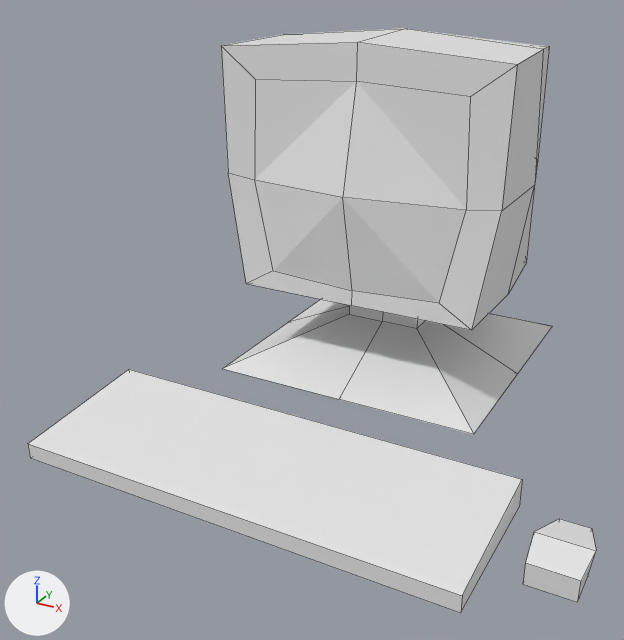
Before and after pictures for a commit that changed the Blender file Assets/3D/pc.blend.
Camera for both pictures: a 50 mm lens placed at (2.99, -7.14, 1.85), pointed at (-0.14, -1.46, -0.99). Arrows for +X, +Y and +Z are at lower left; the lights stay in place. Mesh edges are drawn as thin lines.

In view in the first picture: 'Pc', 'Raton', 'Teclado'.
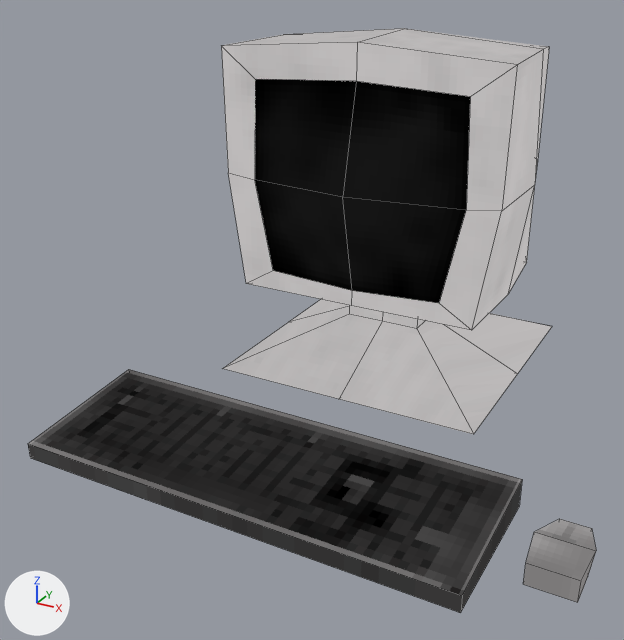
Location of each change, (x1, y1, x2, y2) in pixels of the pictures (624 x 640 px):
'Pc', surface changed, reshaped, modifiers changed: (221, 28, 552, 435) in both
'Teclado', recoloured, surface changed (white to black): (28, 369, 522, 613) in both
'Raton', recoloured (white to grey): (523, 519, 596, 603) in both
part 1 of me_cube_001, added: after (221, 28, 404, 399)
part 2 of me_cube_001, surface changed: (339, 28, 552, 435) in both

The edits, one by one:
Picture 'Textura pc.png' (img_textura_pc_png) is new.
In material 'Material.001' (mat_material_001), base_color is no longer (0.8, 0.8, 0.8), white #e7e7e7.
Material 'Material.001' (mat_material_001) is now built by emission_material('Material.001') instead of principled_material('Material.001').
In material 'Material.001' (mat_material_001), texture is now set to img_textura_pc_png.
Material 'Material.002' (mat_material_002) is new.
Its texture is img_textura_pc_png.
Material 'Material' (mat_material) is new.
Its texture is img_textura_pc_png.
me_cube_001 is used by ob_pc; location (0.0, 0.0, 0.0).
me_cube_001 had 42 vertices, 32 faces and spanned x 0.0..1.24, y -1.22..1.22, z -1.8..1.18.
me_cube_001 now has 66 vertices, 64 faces and spans x -1.24..1.24, y -1.22..1.22, z -1.8..1.18.
Part 1, on me_cube_001:
24 vertices are added at x -1.24..-0.35, y -1.22..1.22, z -1.8..1.08.
32 new faces join them.
me_cube_001 part 2: 32 kept faces spanning x 0.0..1.24, y -1.22..1.22, z -1.8..1.18 get new texture (UV) coordinates.
me_cube has 8 vertices, 6 faces and spans x -1.0..1.0, y -1.0..1.0, z -1.0..1.0.
me_cube is used by ob_teclado; location (0.0, -2.469, -1.788); scale (1.79, 0.615, -0.12).
me_cube part 3: texture (UV) coordinates of 6 of 6 faces, centred in x -1.0..1.0, y -1.0..1.0, z -0.55..1.0, changed; they spanned u 0.12..0.88, v 0.0..1.0 and now span u 0.06..0.52, v 0.09..0.34.
me_cube now uses material mat_material (picture img_textura_pc_png).
me_cube_002 has 12 vertices, 10 faces and spans x -1.15..1.15, y -1.0..4.53, z -1.0..1.0.
me_cube_002 now uses material mat_material_002 (picture img_textura_pc_png).
Object 'Pc' (ob_pc) loses its MIRROR modifier named 'Mirror'.
Modifier setting removed (it was use_clip = True).
